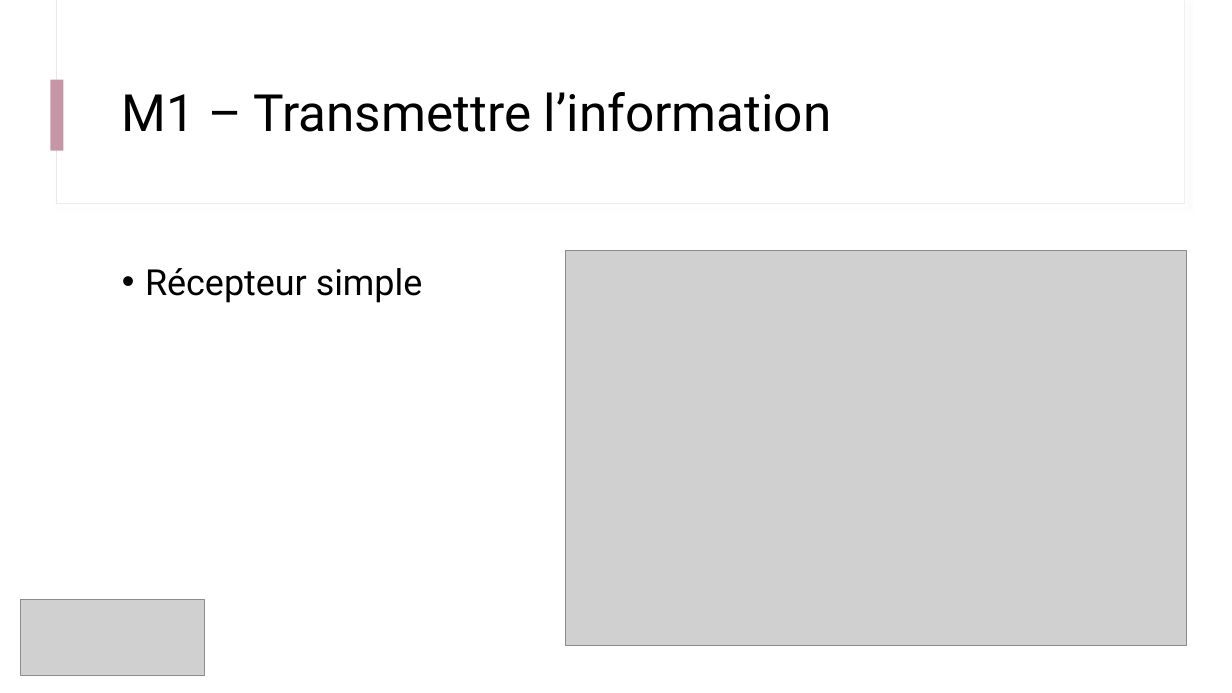
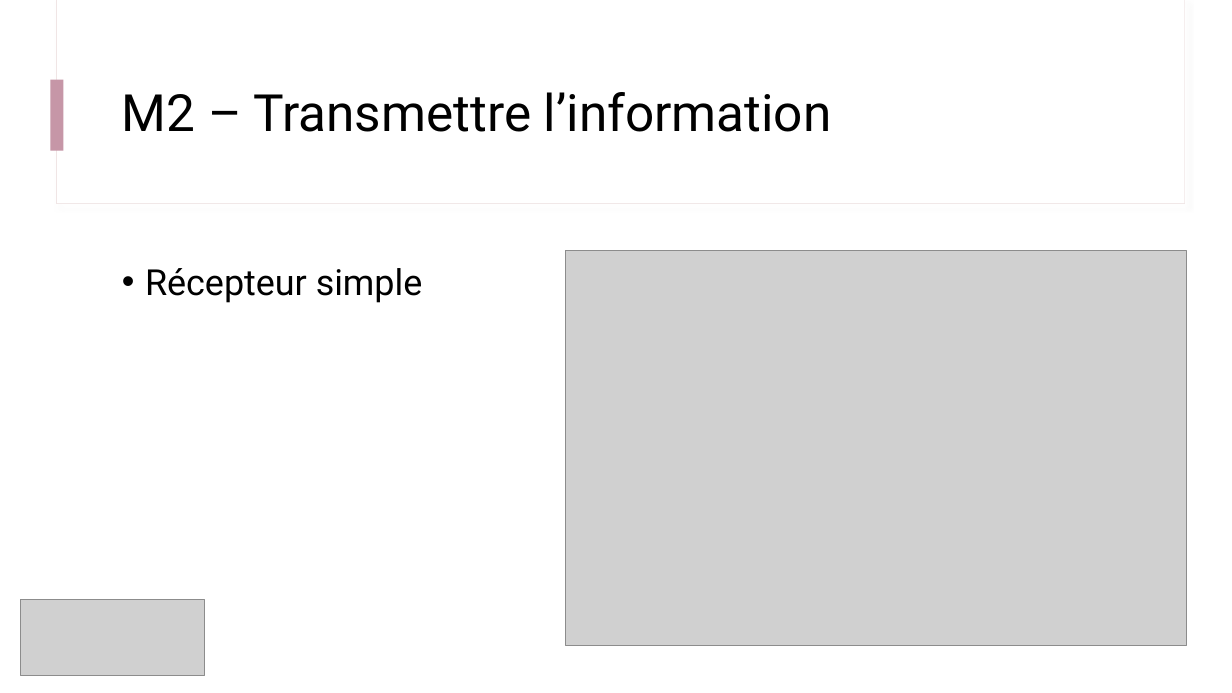
Before and after one commit to IOGS-Digital-Methods/semester-5, a slide deck: slide 6 of CeTI/b3_photodetection/B3_1_Photodetection.pptx (slide 4 before the commit). Drawn at 1232x693 pixels with LibreOffice and Linux fonts; fonts in the diff are those of the drawing; grey boxes stand for pictures. Boxes give left, top, right and bottom in pixels: in the first picture for what was removed or moved away, otherwise in the second. Text is boxed around its words. In the diff, an @@ line names an element or a change of style, - is before the commit and + after.

```diff
--- a/CeTI/b3_photodetection/B3_1_Photodetection.pptx
+++ b/CeTI/b3_photodetection/B3_1_Photodetection.pptx
@@ title at (122, 92, 832, 132): text changed @@
-M1 – Transmettre l’information
+M2 – Transmettre l’information
```
Also in this commit, not shown: 4 other slides changed, 17 slides added, 2 other files.
